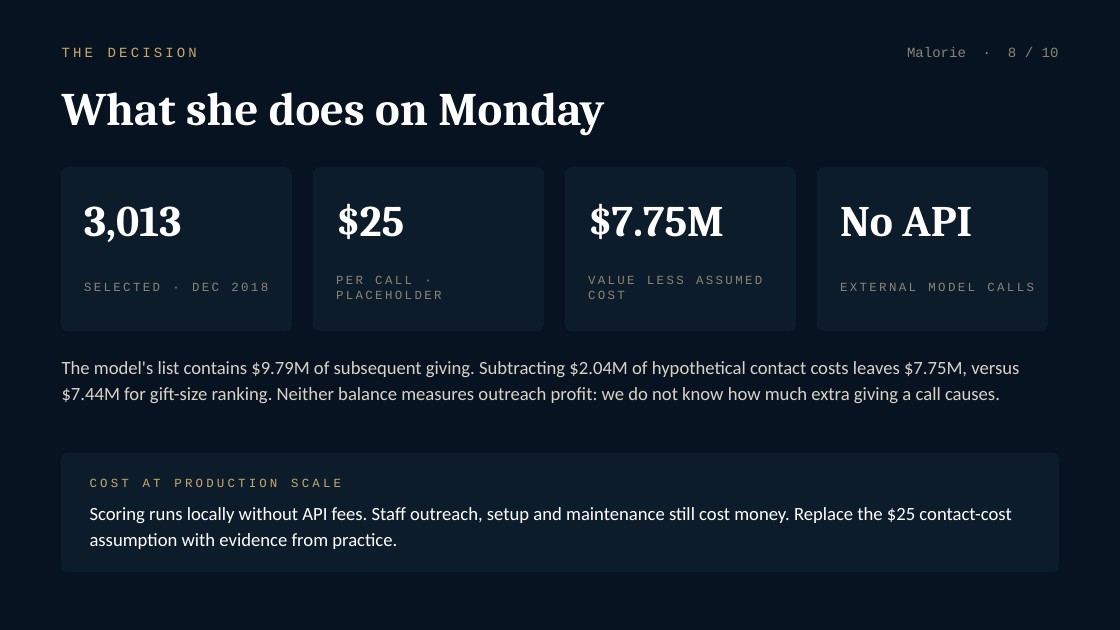
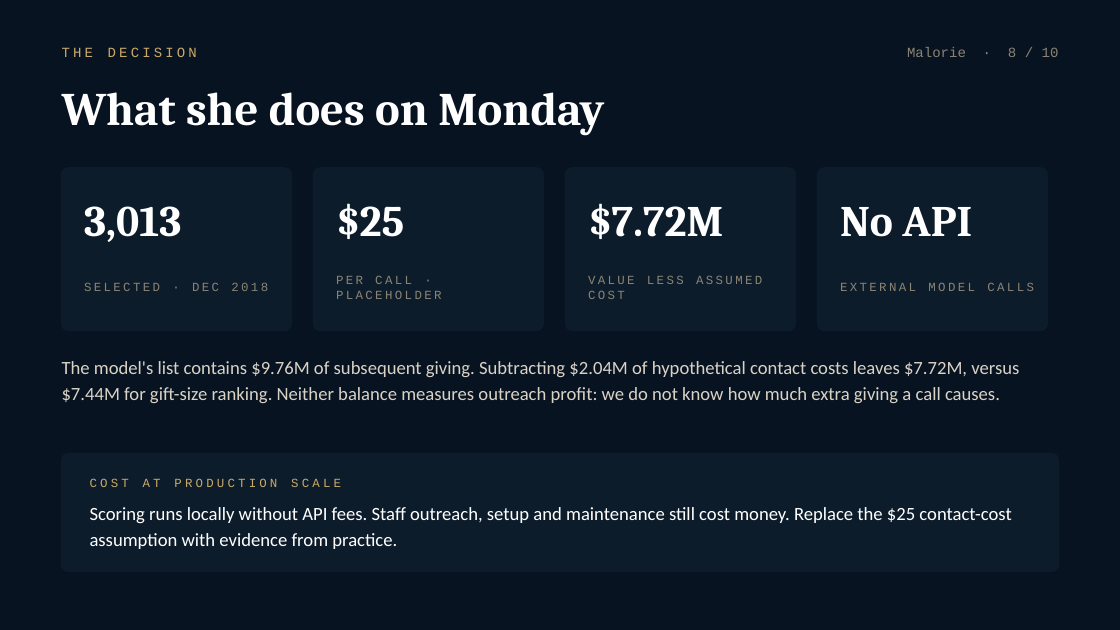
Before and after one commit to bakulbadwal/gbus8496-project, a slide deck: slide 8 of docs/slides/Group11_deck.pptx. Drawn at 1120x630 pixels with LibreOffice and Linux fonts; fonts in the diff are those of the drawing. Boxes give left, top, right and bottom in pixels: in the first picture for what was removed or moved away, otherwise in the second. Text is boxed around its words. In the diff, an @@ line names an element or a change of style, - is before the commit and + after.

```diff
--- a/docs/slides/Group11_deck.pptx
+++ b/docs/slides/Group11_deck.pptx
@@ text at [588,203,723,239]: text changed @@
-$7.75M
+$7.72M
@@ text at [62,361,1019,403]: text changed @@
-The model's list contains $9.79M of subsequent giving. Subtracting $2.04M of hypothetical contact costs leaves $7.75M, versus $7.44M for gift-size ranking. Neither balance measures outreach profit: we do not know how much extra giving a call causes.
+The model's list contains $9.76M of subsequent giving. Subtracting $2.04M of hypothetical contact costs leaves $7.72M, versus $7.44M for gift-size ranking. Neither balance measures outreach profit: we do not know how much extra giving a call causes.
```
Also in this commit, not shown: 2 other slides changed, 54 other files.
